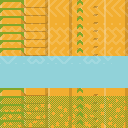
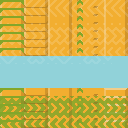
Revision of a layered 128px x 128px image; what changed, layer by layer:
"Layer 9": opacity 15% → 10% over [0, 56, 112, 64]
added layer "Layer 10" (darken, 85%) above "Layer 6" over [0, 96, 128, 128]
hid "Layer 6" over [0, 96, 128, 128]
removed layer "Layer 4 copy 2" over [104, 88, 127, 90]
painted on "Layer 4" over [0, 88, 128, 122]
